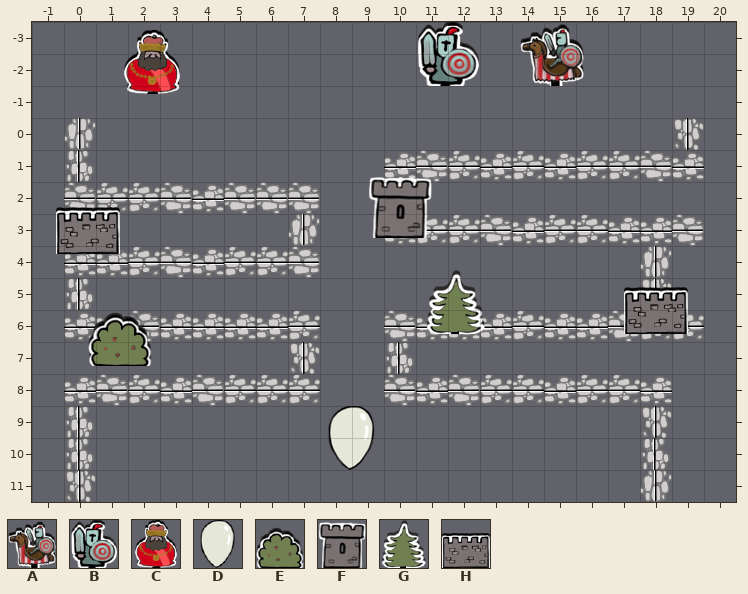
An edit to a level. Tiled map, dist/assets/maps/iphone.tmx. The first picture shows the starting point.
Cells are 32x32 px. Shown: x -1..20, y -3..11.
Key: from "Mobs": A 0 "knightOnHorse", B 1 "knight", C 2 "king"; from "balloons": D 0 "balloon"; from "props": E 2 "shrub", F 3 "tower", G 6 "tree", H 7 "wall".
Objects are placed by their top-left corner, in cells (3,4 is the top-left corner of cell 3,4); size is 1x1 cell unless given.
Layers that did not change in this view are not listed.
Objects on layer "mobs" before:
B "MOB_KNIGHT" at 11,-3 size 2x2
A "MOB_HORSE" at 14.2,-3 size 2x2
C "MOB_KING" at 1.8,-2.8 size 2x2
Objects on layer "balloons" before:
D "BALLOON" at 8,9 size 2x2
Objects on layer "props" before:
F "PROP_TOWER" at 9.5,1.8 size 2x2
H "PROP_WALL" at -0.2,2.2 size 2x2
H "PROP_WALL" at 17.5,4.8 size 2x2
G "PROP_TREE" at 11.2,4.8 size 2x2
E "PROP_SHRUB" at 0.8,5.8 size 2x2
The result:
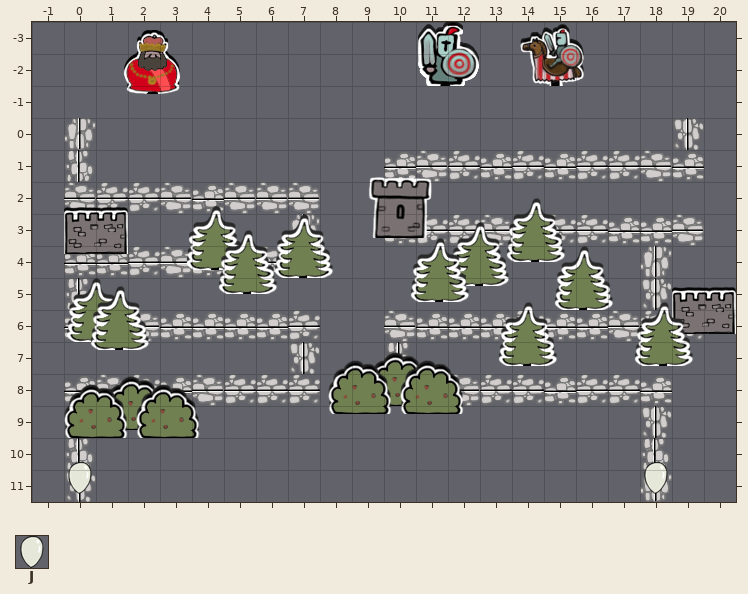
Further tiles: from "props": J 8 "balloon-32x32".
Edits made:
{"where": "layer \"mobs\""}
{"now": "B \"MOB_KNIGHT\" at 11,-3 size 2x2"}
{"now": "B \"MOB_KNIGHT\" at 11,-3 size 2x2"}
{"now": "B \"MOB_KNIGHT\" at 11,-3 size 2x2"}
{"now": "A \"MOB_HORSE\" at 14.2,-3 size 2x2"}
{"now": "B \"MOB_KNIGHT\" at 11,-3 size 2x2"}
{"now": "B \"MOB_KNIGHT\" at 11,-3 size 2x2"}
{"now": "B \"MOB_KNIGHT\" at 11,-3 size 2x2"}
{"now": "C \"MOB_KING\" at 1.8,-2.8 size 2x2"}
{"where": "layer \"balloons\""}
{"now": "J \"BALLOON\" at 0,10.8"}
{"now": "J \"BALLOON\" at 18,10.8"}
{"was": "D \"BALLOON\" at 8,9 size 2x2"}
{"where": "layer \"props\""}
{"was": "H \"PROP_WALL\" at -0.2,2.2 size 2x2", "now": "H \"PROP_WALL\" at 0,2.2 size 2x2"}
{"was": "G \"PROP_TREE\" at 11.2,4.8 size 2x2", "now": "G \"PROP_TREE\" at 15.2,4 size 2x2"}
{"was": "H \"PROP_WALL\" at 17.5,4.8 size 2x2", "now": "H \"PROP_WALL\" at 19,4.8 size 2x2"}
{"was": "E \"PROP_SHRUB\" at 0.8,5.8 size 2x2", "now": "E \"PROP_SHRUB\" at 0,8 size 2x2"}
{"now": "G \"PROP_TREE\" at 13.8,2.5 size 2x2"}
{"now": "G \"PROP_TREE\" at 3.8,2.8 size 2x2"}
{"now": "G \"PROP_TREE\" at 3.8,2.8 size 2x2"}
{"now": "G \"PROP_TREE\" at 6.5,3 size 2x2"}
{"now": "G \"PROP_TREE\" at 12,3.2 size 2x2"}
{"now": "G \"PROP_TREE\" at 4.8,3.5 size 2x2"}
{"now": "G \"PROP_TREE\" at 10.8,3.8 size 2x2"}
{"now": "G \"PROP_TREE\" at 0,5 size 2x2"}
{"now": "G \"PROP_TREE\" at 0.8,5.2 size 2x2"}
{"now": "G \"PROP_TREE\" at 13.5,5.8 size 2x2"}
{"now": "G \"PROP_TREE\" at 17.8,5.8 size 2x2"}
{"now": "E \"PROP_SHRUB\" at 9.5,7 size 2x2"}
{"now": "E \"PROP_SHRUB\" at 10.5,7.2 size 2x2"}
{"now": "E \"PROP_SHRUB\" at 8.2,7.2 size 2x2"}
{"now": "E \"PROP_SHRUB\" at 1.2,7.8 size 2x2"}
{"now": "E \"PROP_SHRUB\" at 2.2,8 size 2x2"}
